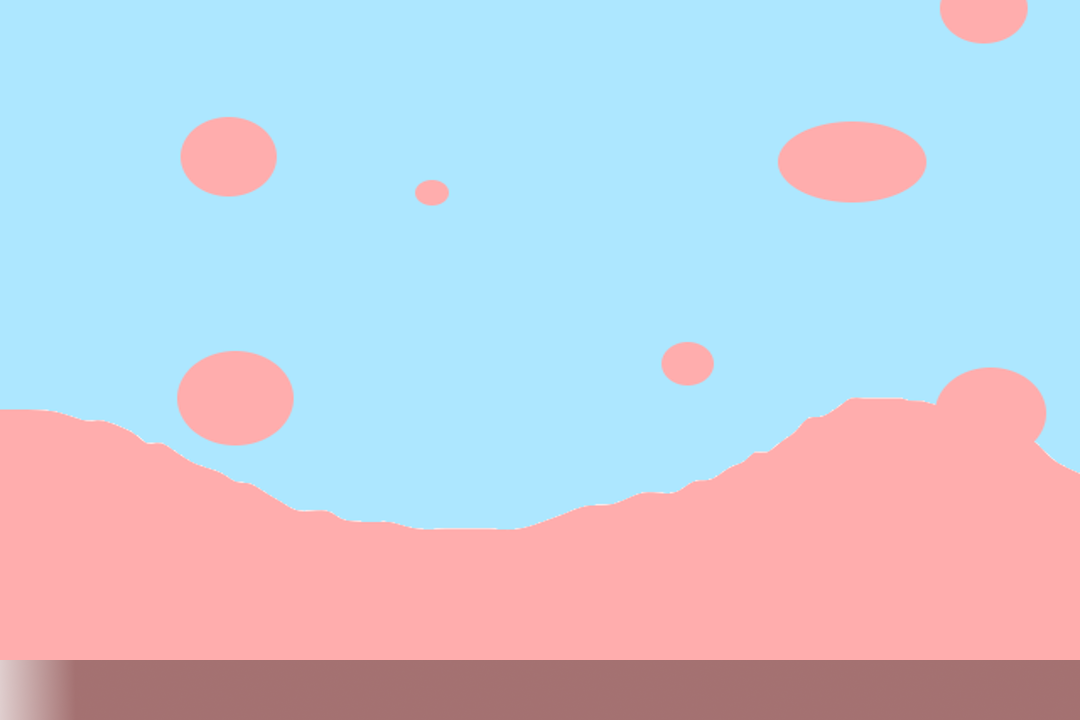
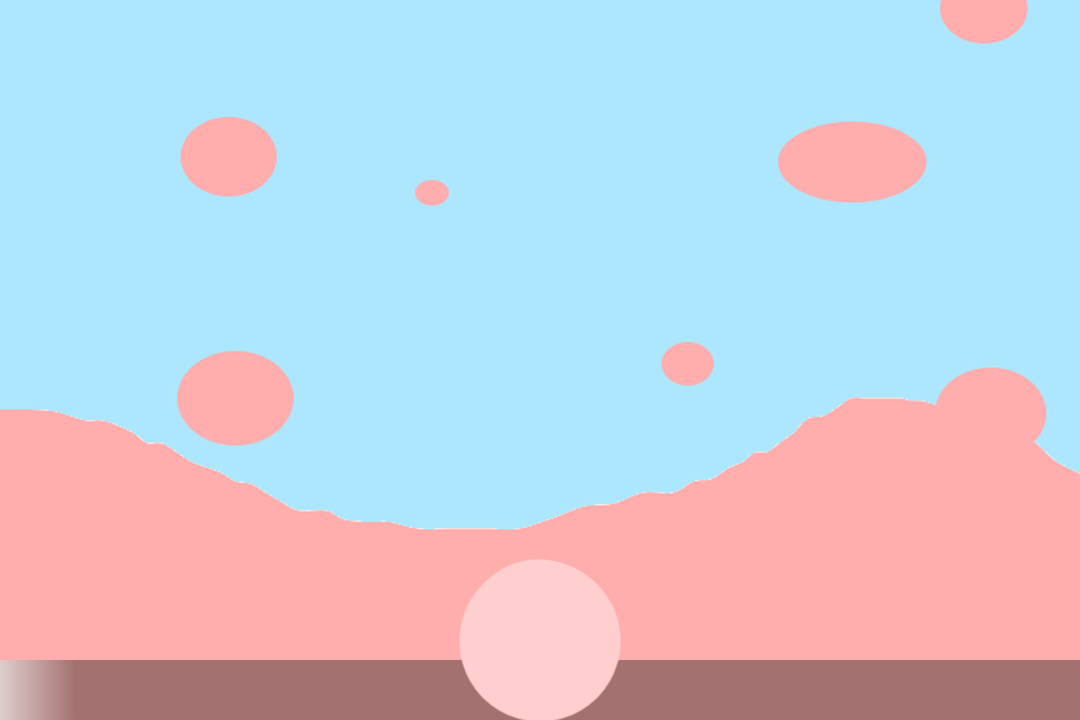
Layered file, before and after one edit (1080×720). Changes by layer:
painted on "sbg0.png" over [458, 559, 621, 720]
